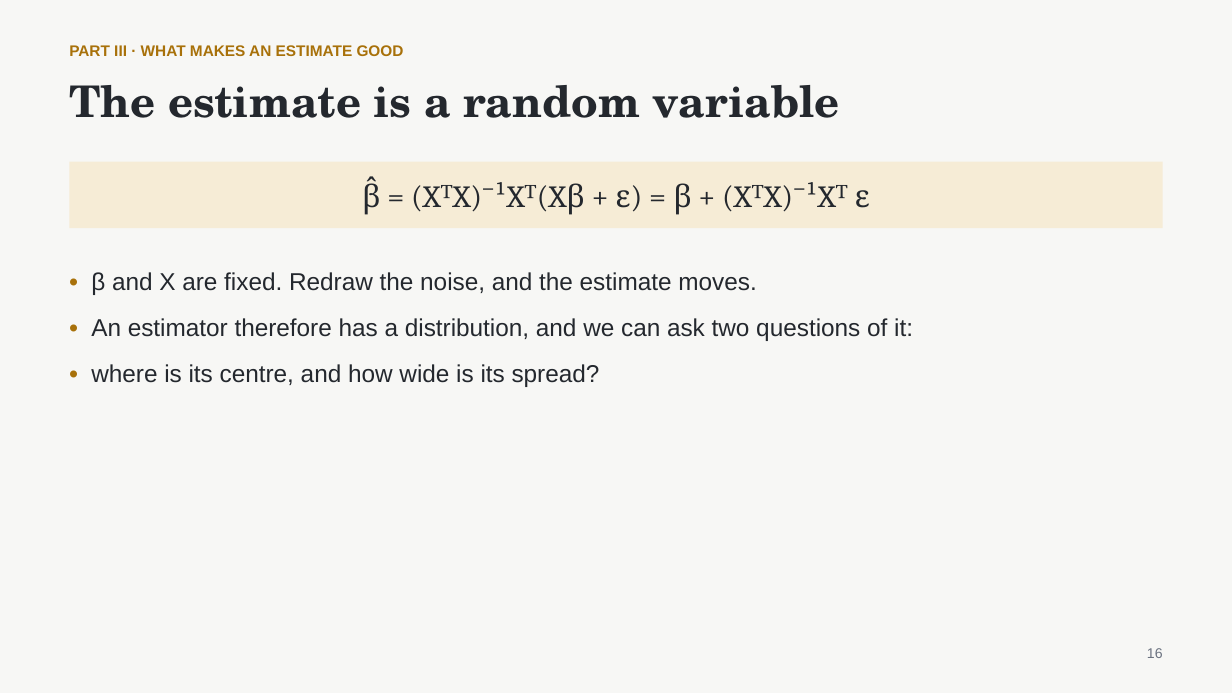
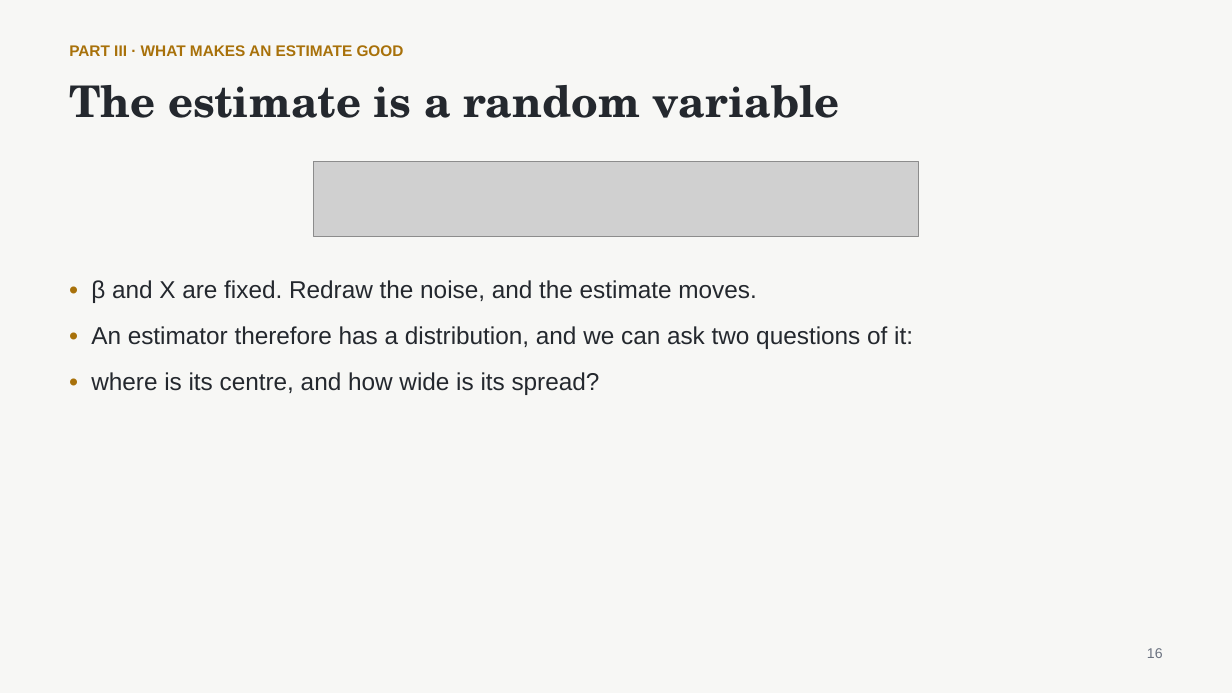
Before and after one commit to nurdauletakhanov/ReadingLab, a slide deck: slide 16 of public/slides/session-0-least-squares-foundations.pptx. Drawn at 1232x693 pixels with LibreOffice and Linux fonts; fonts in the diff are those of the drawing; grey boxes stand for pictures. Boxes give left, top, right and bottom in pixels: in the first picture for what was removed or moved away, otherwise in the second. Text is boxed around its words. In the diff, an @@ line names an element or a change of style, - is before the commit and + after.

```diff
--- a/public/slides/session-0-least-squares-foundations.pptx
+++ b/public/slides/session-0-least-squares-foundations.pptx
@@ rectangle removed at (69, 162, 1163, 228) @@
-β̂ = (XᵀX)⁻¹Xᵀ(Xβ + ε) = β + (XᵀX)⁻¹Xᵀ ε
@@ picture added at (313, 162, 919, 237) @@
@@ text "• β and X are ...": place and size @@
-text "• β and X are ..." at (91, 272, 913, 387)
+text "• β and X are ..." at (91, 280, 913, 395)
```
Also in this commit, not shown: 16 other slides changed, 20 other files.
